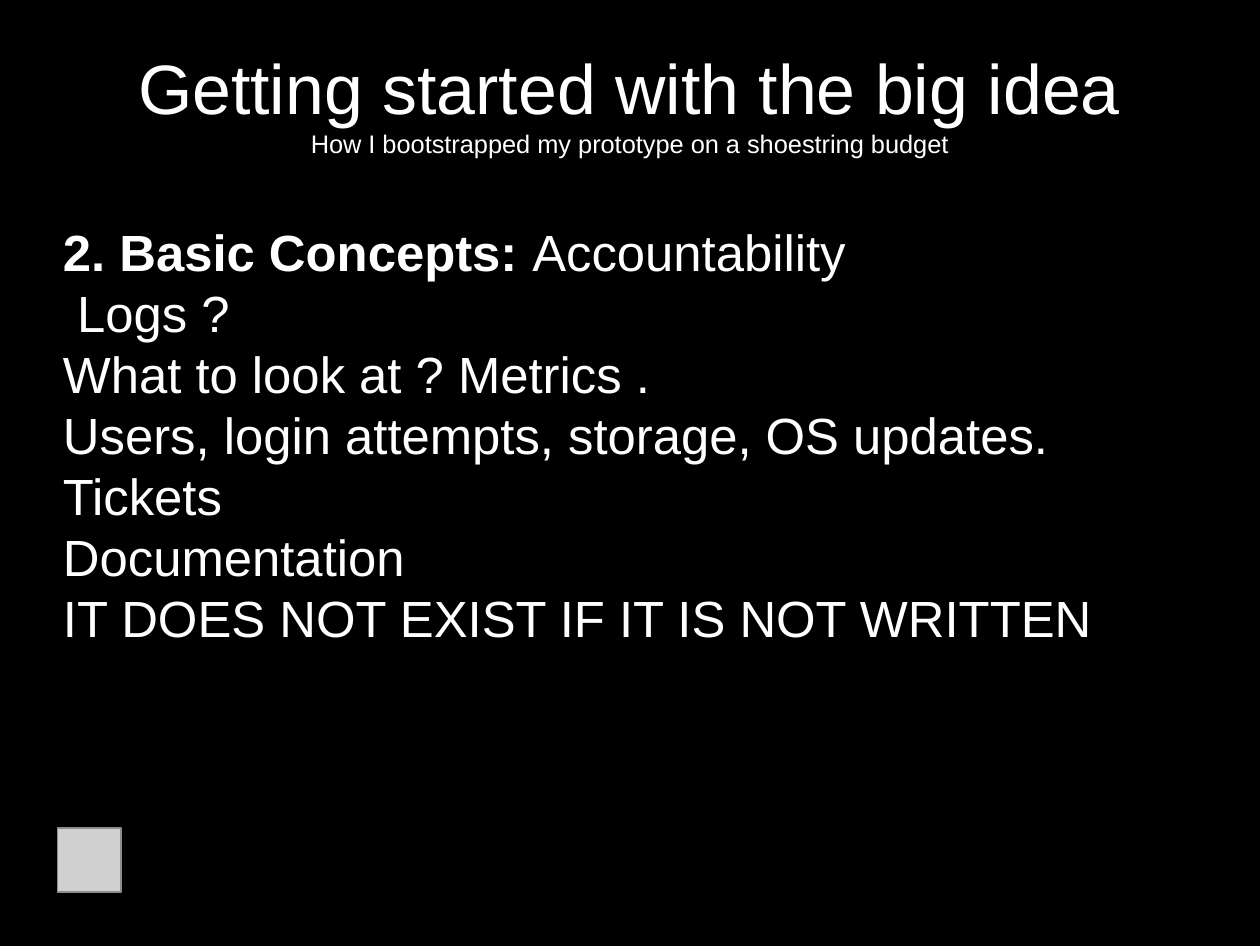
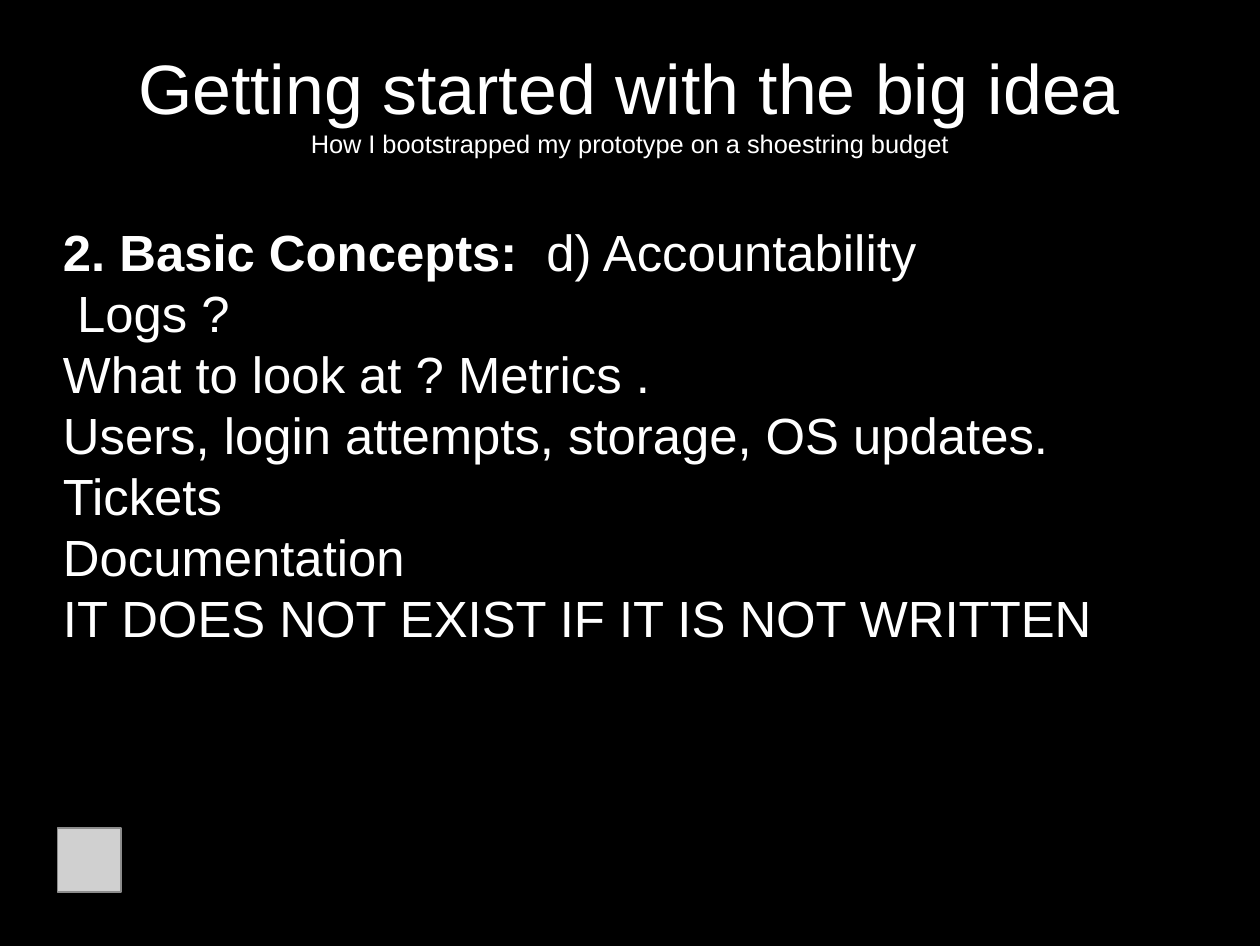
Before and after one commit to jcda/django-mvp-install-script, a slide deck: slide 14 of MVP-presentation-BD-Meetup.odp (slide 13 before the commit). Drawn at 1260x946 pixels with LibreOffice and Linux fonts; fonts in the diff are those of the drawing; grey boxes stand for pictures. Boxes give left, top, right and bottom in pixels: in the first picture for what was removed or moved away, otherwise in the second. Text is boxed around its words. In the diff, an @@ line names an element or a change of style, - is before the commit and + after.

```diff
--- a/MVP-presentation-BD-Meetup.odp
+++ b/MVP-presentation-BD-Meetup.odp
@@ subtitle at (63, 234, 916, 282): text changed @@
-2. Basic Concepts: Accountability
+2. Basic Concepts: d) Accountability
```
Also in this commit, not shown: 12 other slides changed, 3 slides added.
